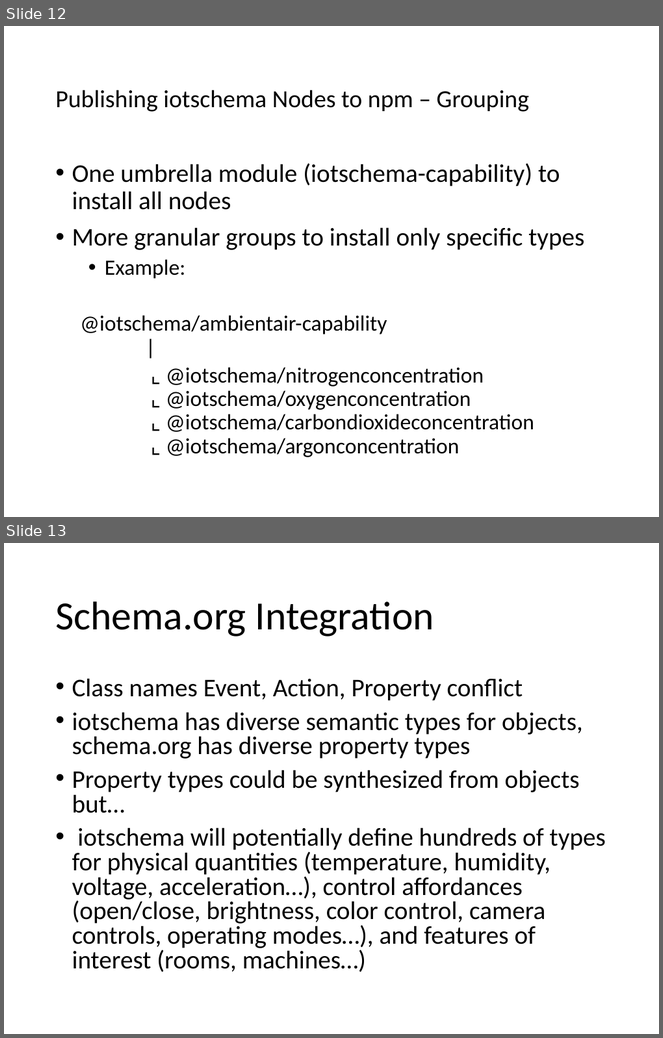
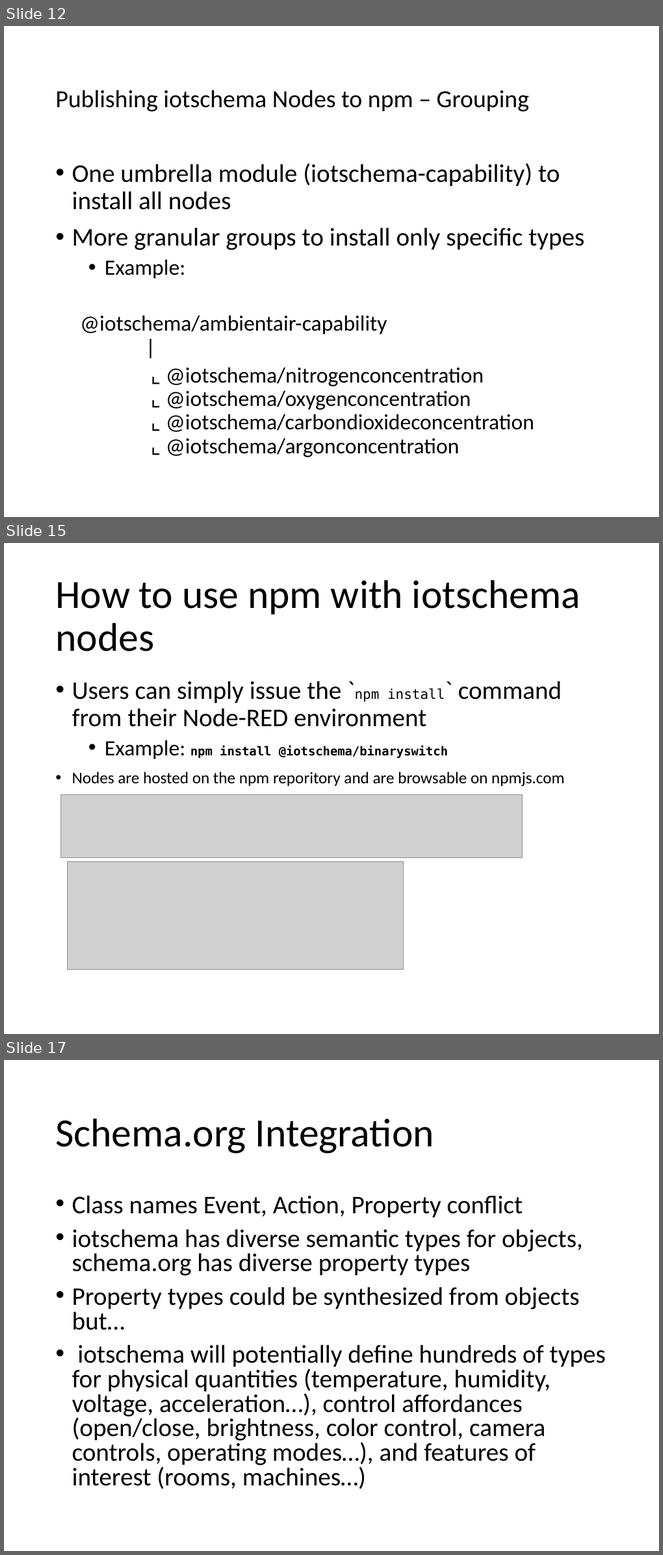
Before and after one commit to iot-schema-collab/teleconferences, a slide deck: iotschema-20200220.pptx. Shown one above the other, each under a label of ours: slides 12 and 13 before the commit, slides 12, 15 and 17 after it; the slides between them are not shown. The pictures are 663x1038 and 663x1555 pixels, drawn with LibreOffice and Linux fonts; fonts in the diff are those of the drawing; grey boxes stand for pictures. Boxes give left, top, right and bottom in pixels: in the first picture for what was removed or moved away, otherwise in the second. Text is boxed around its words. In the diff, an @@ line names an element or a change of style, - is before the commit and + after.

Commit message:
Update iotschema-20200220.pptx
Add iotschema4NodeRED

```diff
--- a/iotschema-20200220.pptx
+++ b/iotschema-20200220.pptx
@@ slide 15 added at (4,543,659,1034), background #FFFFFF @@
@@ title added at (55,580,581,652), 44 pt, text #000000 @@
+How to use npm with iotschema nodes
@@ text added at (72,681,565,787), 28 pt, text #000000 @@
+• Users can simply issue the `npm install` command from their Node-RED environment
+  • Example: npm install @iotschema/binaryswitch
+• Nodes are hosted on the npm reporitory and are browsable on npmjs.com
@@ picture added at (61,795,522,858) @@
@@ picture added at (67,862,404,969) @@
@@ what was slide 13 is now slide 17 @@
```
Also in this commit, not shown: 1 slide changed, 3 other slides added.
